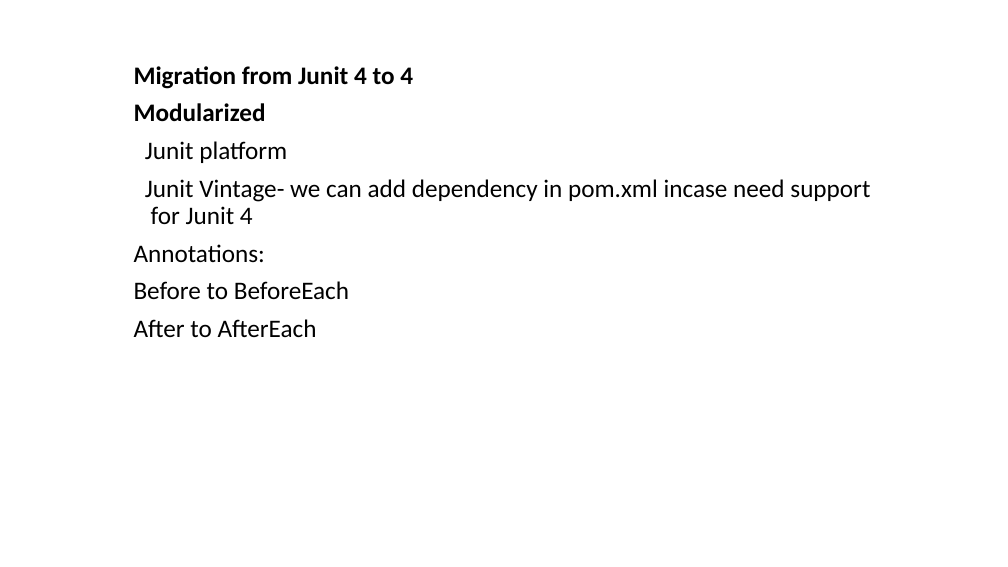
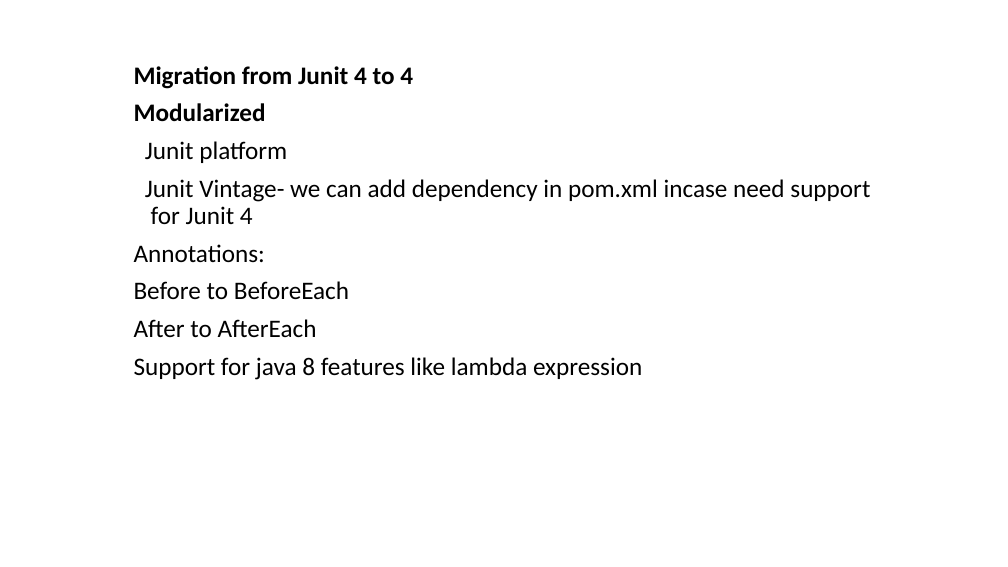
Before and after one commit to shi514652697/Junit5Project, a slide deck: slide 1 of src/main/resources/Junit.pptx. Drawn at 1008x567 pixels with LibreOffice and Linux fonts; fonts in the diff are those of the drawing. Boxes give left, top, right and bottom in pixels: in the first picture for what was removed or moved away, otherwise in the second. Text is boxed around its words. In the diff, an @@ line names an element or a change of style, - is before the commit and + after.

```diff
--- a/src/main/resources/Junit.pptx
+++ b/src/main/resources/Junit.pptx
@@ subtitle at box(134, 357, 642, 380): paragraph added @@
+Support for java 8 features like lambda expression
```
Also in this commit, not shown: 1 slide added, 4 other files.
